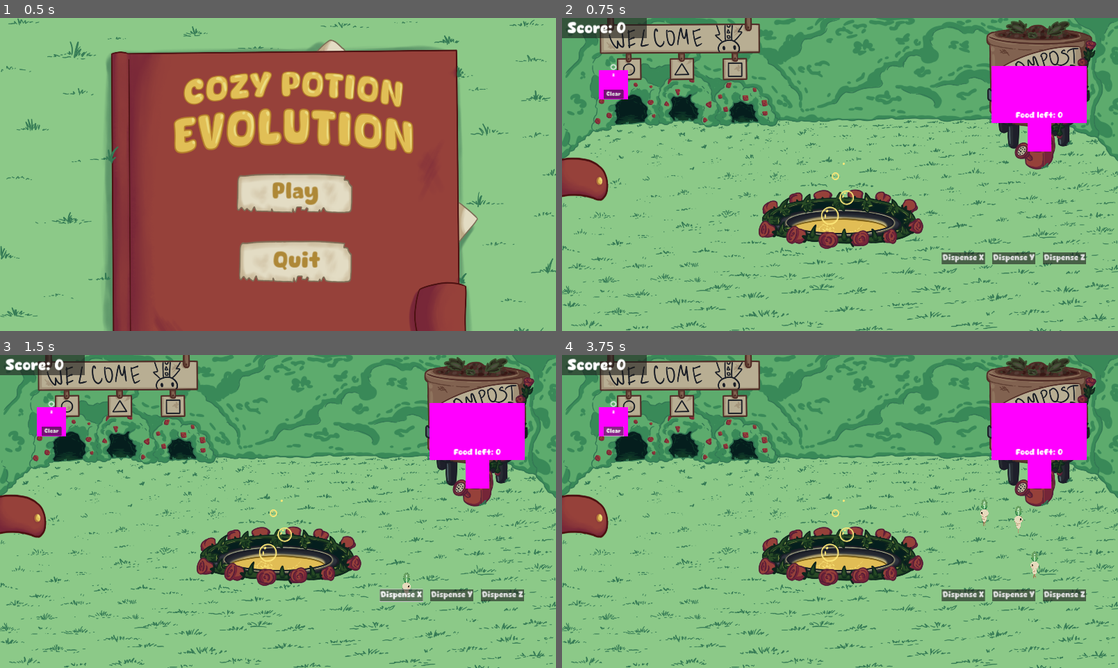
Above: before the commit, frames 1-4 (two rows, left to right).
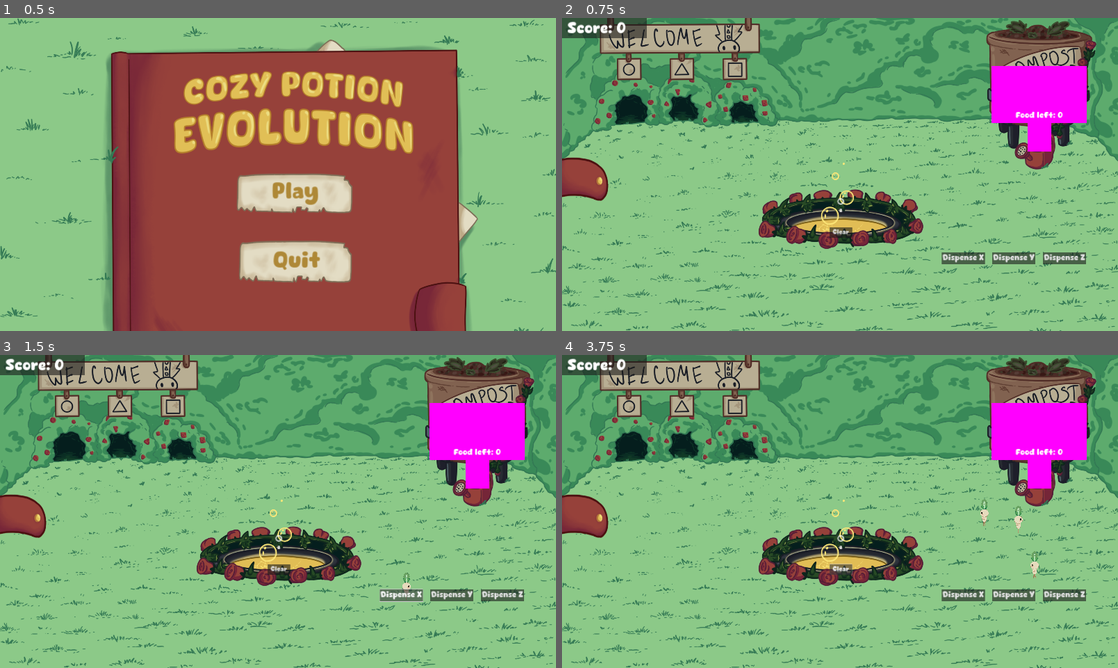
Above: after the commit, the same moments.

Repository: BoopEnthusiast/Cozy-Spring-Jam-2024
Game: Godot game, scene res://scenes/main_menu_screen.tscn
The game is run twice, just before and just after one commit, with the same random seed, the same clock (stepped at 60 frames per second) and the same inputs. Sound files missing from this copy of the repository are replaced by a short silence.
Inputs:
- Up to frame 1 (0.5 s): no input
- Up to frame 2 (0.75 s): click "Play" at 0.5 s
- Up to frame 3 (1.5 s): click "Dispense X" at 1.25 s
- Up to frame 4 (3.75 s): click "Dispense Y" at 2 s; click "Dispense Z" at 2.75 s; click "Clear" at 3.5 s

Frame 1 is identical in both runs. In frame 2, 0.6% of the frame differs, in the area x 6-53%, y 14-71%; in frame 3, 0.6%; in frame 4, 0.7%.

Commit message:
move cauldron

Diff:
--- a/scenes/cauldron.tscn
+++ b/scenes/cauldron.tscn
@@ -1,13 +1,12 @@
-[gd_scene load_steps=8 format=3 uid="uid://nhpx4yj1ma7g"]
+[gd_scene load_steps=7 format=3 uid="uid://nhpx4yj1ma7g"]
 
 [ext_resource type="Script" path="res://scripts/cauldron.gd" id="1_klcip"]
 [ext_resource type="AudioStream" uid="uid://wg82srakbh4q" path="res://resources/Music/Potion_Brewing.wav" id="2_50dr4"]
 [ext_resource type="FontFile" uid="uid://becbow7pkc0fe" path="res://resources/Xyz-Regular.otf" id="2_ynle0"]
 [ext_resource type="FontFile" uid="uid://jks4wykxqnld" path="res://resources/Cute_Dino.otf" id="3_igkxb"]
 
-[sub_resource type="RectangleShape2D" id="RectangleShape2D_lniym"]
-
-[sub_resource type="PlaceholderTexture2D" id="PlaceholderTexture2D_e1epr"]
+[sub_resource type="CircleShape2D" id="CircleShape2D_0rqwb"]
+radius = 12.5016
 
 [sub_resource type="LabelSettings" id="LabelSettings_irce7"]
 font = ExtResource("2_ynle0")
@@ -19,11 +18,7 @@
 
 [node name="Collider" type="CollisionShape2D" parent="."]
 scale = Vector2(10, 10)
-shape = SubResource("RectangleShape2D_lniym")
-
-[node name="Sprite" type="Sprite2D" parent="."]
-scale = Vector2(200, 200)
-texture = SubResource("PlaceholderTexture2D_e1epr")
+shape = SubResource("CircleShape2D_0rqwb")
 
 [node name="Current" type="Label" parent="."]
 offset_left = -100.0
--- a/scenes/main.tscn
+++ b/scenes/main.tscn
@@ -47,7 +47,8 @@
 visible = false
 
 [node name="Cauldron" parent="." instance=ExtResource("4_1x7nn")]
-position = Vector2(356, 461)
+position = Vector2(1926, 1405)
+scale = Vector2(1.135, 1.135)
 
 [node name="Compost" parent="." instance=ExtResource("5_0xkic")]
 position = Vector2(3296, 527)
@@ -80,8 +81,6 @@
 [node name="RecipesScreen" type="CanvasLayer" parent="."]
 
 [node name="RecipeBackground" parent="RecipesScreen" instance=ExtResource("8_hntjs")]
-offset_top = -1509.0
-offset_bottom = 1462.0
 
 [node name="AudioStreamPlayer" type="AudioStreamPlayer" parent="."]
 stream = ExtResource("10_fyh3d")
--- a/scenes/walls.tscn
+++ b/scenes/walls.tscn
@@ -113,7 +113,10 @@
 position = Vector2(1923, 1079)
 scale = Vector2(2.003, 2.003)
 sprite_frames = SubResource("SpriteFrames_xgw7u")
-frame_progress = 0.625204
+frame_progress = 0.092829
 
 [node name="Bushes" type="CollisionPolygon2D" parent="."]
 polygon = PackedVector2Array(-18, 1002, 219, 778, 321, 775, 375, 742, 3389, 680, 3556, 796, 3695, 832, 3775, 947, 3877, 1024, 3860, -17, -55, -49)
+
+[node name="CollisionPolygon2D" type="CollisionPolygon2D" parent="."]
+polygon = PackedVector2Array(1362, 1506, 1353, 1464, 1380, 1405, 1387, 1351, 1380, 1306, 1420, 1264, 1486, 1260, 1493, 1302, 1528, 1249, 1581, 1214, 1638, 1199, 1664, 1219, 1663, 1258, 1710, 1209, 1720, 1246, 1741, 1245, 1730, 1212, 1797, 1181, 1836, 1187, 1867, 1209, 1864, 1239, 1890, 1236, 1922, 1194, 1946, 1234, 1974, 1235, 1965, 1207, 2007, 1179, 2077, 1191, 2076, 1240, 2085, 1243, 2094, 1191, 2136, 1243, 2165, 1246, 2161, 1217, 2189, 1192, 2229, 1198, 2274, 1235, 2259, 1269, 2277, 1276, 2278, 1244, 2323, 1291, 2341, 1307, 2361, 1266, 2365, 1248, 2427, 1250, 2449, 1282, 2460, 1318, 2421, 1346, 2445, 1385, 2466, 1380, 2498, 1428, 2486, 1474, 2468, 1489, 2430, 1488, 2365, 1516, 2313, 1531, 2297, 1559, 2227, 1552, 2116, 1554, 2088, 1575, 2017, 1575, 1988, 1559, 1906, 1559, 1885, 1583, 1833, 1594, 1790, 1585, 1770, 1546, 1694, 1538, 1635, 1561, 1573, 1555, 1544, 1516, 1479, 1504, 1467, 1515, 1452, 1510, 1399, 1514, 1380, 1514)
